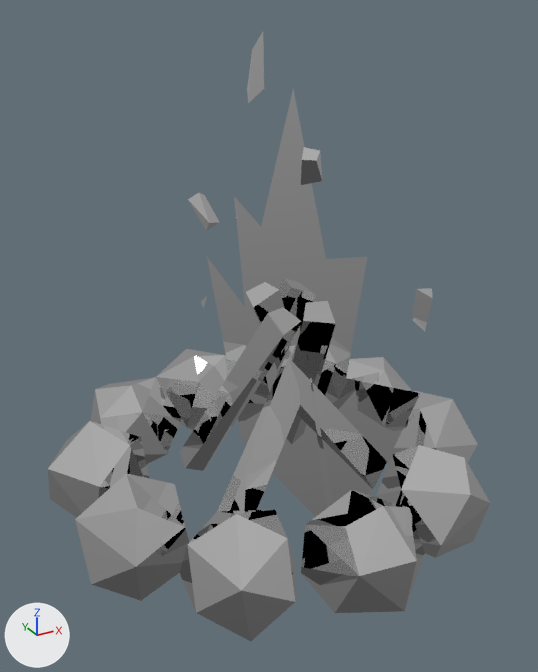
The FBX model game/res/models/ognisko.fbx: old version first, new version second.
Before and after are seen from a 50 mm lens placed at (-0.534, -0.958, 0.613), pointed at (-0.021, -0.026, 0.147). Every picture has the same lights, and +X, +Y and +Z are marked at lower left. The picture after the commit comes second.

In view in the first picture: 'deseczka.004'.
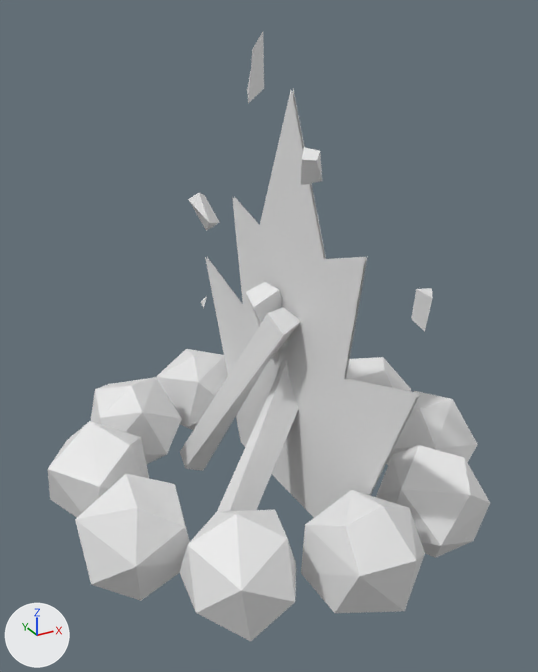
The newer file is also turned or shifted as a whole; pictures and numbers use the older file's frame.

Location of each change, [x1, y1, x2, y2] in pixels of the pictures (538 x 672 px):
```json
{"object": "deseczka.004", "change": "surface changed, reshaped", "before": [48, 32, 490, 641], "after": [48, 32, 490, 641], "on screen": "grey to white"}
{"part": 1, "of": "me_cylinder_015", "change": "added", "after": [205, 90, 418, 518]}
{"part": 2, "of": "me_cylinder_015", "change": "built on", "before": [180, 32, 433, 517], "after": [180, 32, 433, 511]}
```

Edits to the scene script, one JSON object a line:
```json
{"op": "set", "path": "mat_imphenziapixpal.metallic", "old": "1.0", "new": "0.0"}
{"op": "set", "path": "mat_imphenziapixpal.roughness", "old": "0.0", "new": "0.553"}
{"block": "me_cylinder_015", "where": "# used by ob_deseczka_004; location = (0.0, 0.0, 0.0)"}
{"op": "remove", "block": "me_cylinder_015", "code": "me_cylinder_015.from_pydata(...)  # 222 vertices, 312 faces; spans x -0.361..0.346, y -0.369..0.356, z -0.183..0.583"}
{"op": "add", "block": "me_cylinder_015", "code": "me_cylinder_015.from_pydata(...)  # 240 vertices, 367 faces; spans x -0.361..0.346, y -0.369..0.356, z -0.183..0.583"}
{"block": "me_cylinder_015", "change": "me_cylinder_015 part 1: a new loose piece of 18 vertices spanning x 0.022, y -0.331..0.306, z -0.162..0.511, in mat_imphenziapixpal (its picture is missing)"}
{"block": "me_cylinder_015", "change": "me_cylinder_015 part 2"}
{"block": "me_cylinder_015", "change": "33 faces are deleted"}
{"block": "me_cylinder_015", "change": "70 new faces join them"}
```
